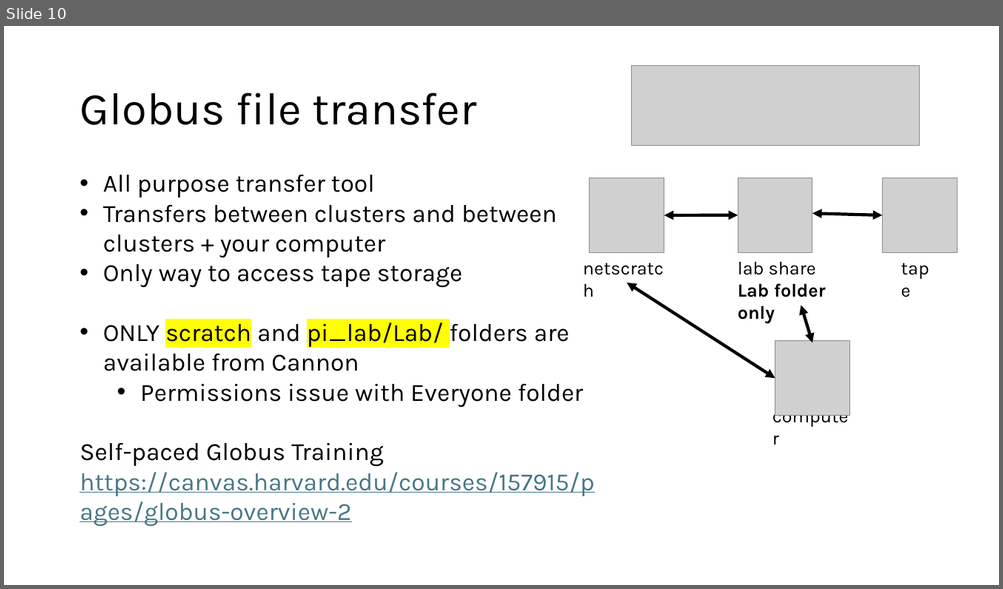
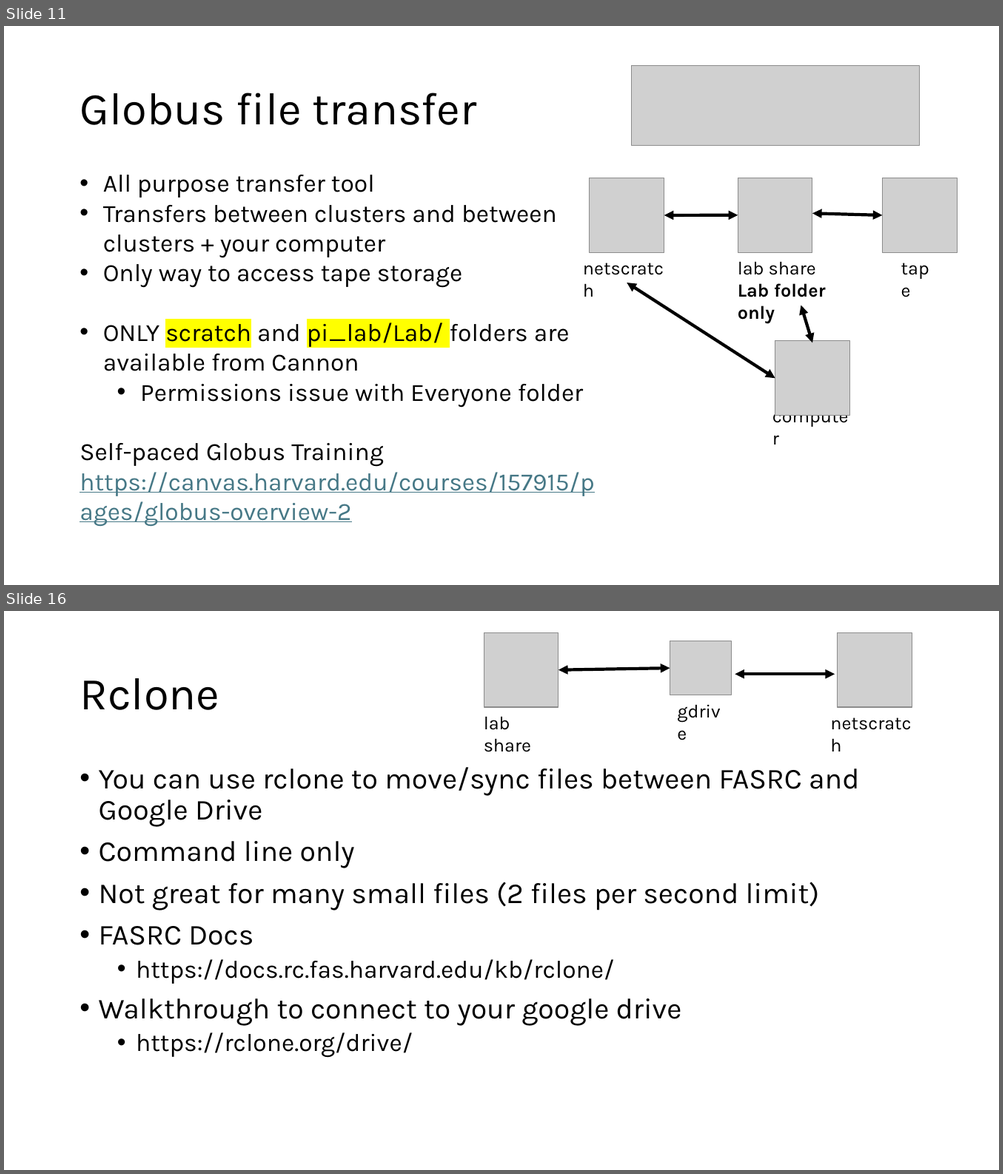
Before and after one commit to harvardinformatics/short-trainings, a slide deck: cmd-line-101/file-transfer-draft.pptx. Shown one above the other, each under a label of ours: slide 10 before the commit, slides 11 and 16 after it; the slides between them are not shown. The pictures are 1003x589 and 1003x1174 pixels, drawn with LibreOffice and Linux fonts; fonts in the diff are those of the drawing; grey boxes stand for pictures. Boxes give left, top, right and bottom in pixels: in the first picture for what was removed or moved away, otherwise in the second. Text is boxed around its words. In the diff, an @@ line names an element or a change of style, - is before the commit and + after.

```diff
--- a/cmd-line-101/file-transfer-draft.pptx
+++ b/cmd-line-101/file-transfer-draft.pptx
@@ slide 16 added at <box>4,611,999,1170</box>, background #FFFFFF @@
@@ picture added at <box>484,632,558,707</box> @@
@@ picture added at <box>836,632,911,707</box> @@
@@ picture added at <box>669,641,731,695</box> @@
@@ double arrow added from (558, 670) to (669, 669), #000000 3 pt @@
@@ double arrow added from (735, 675) to (834, 675), #000000 3 pt @@
@@ title added at <box>79,678,219,710</box>, 44 pt, text #000000 @@
+Rclone
@@ text added at <box>669,695,733,725</box>, 18 pt, text #000000 @@
+gdrive
@@ text added at <box>484,716,531,752</box>, 18 pt, text #000000 @@
+lab share
@@ text added at <box>823,707,925,737</box>, 18 pt, text #000000 @@
+netscratch
@@ text added at <box>99,767,859,1058</box>, 28 pt, text #000000 @@
+• You can use rclone to move/sync files between FASRC and Google Drive
+• Command line only
+• Not great for many small files (2 files per second limit)
+• FASRC Docs
+  • https://docs.rc.fas.harvard.edu/kb/rclone/
+• Walkthrough to connect to your google drive
+  • https://rclone.org/drive/
@@ what was slide 10 is now slide 11 @@
```
Also in this commit, not shown: 3 slides changed, 1 other slide added.
